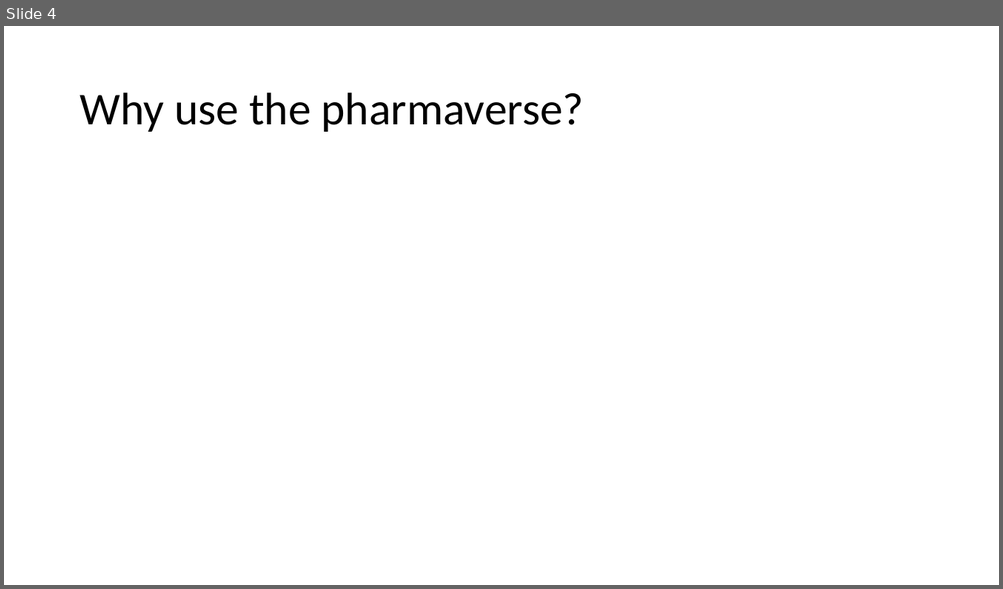
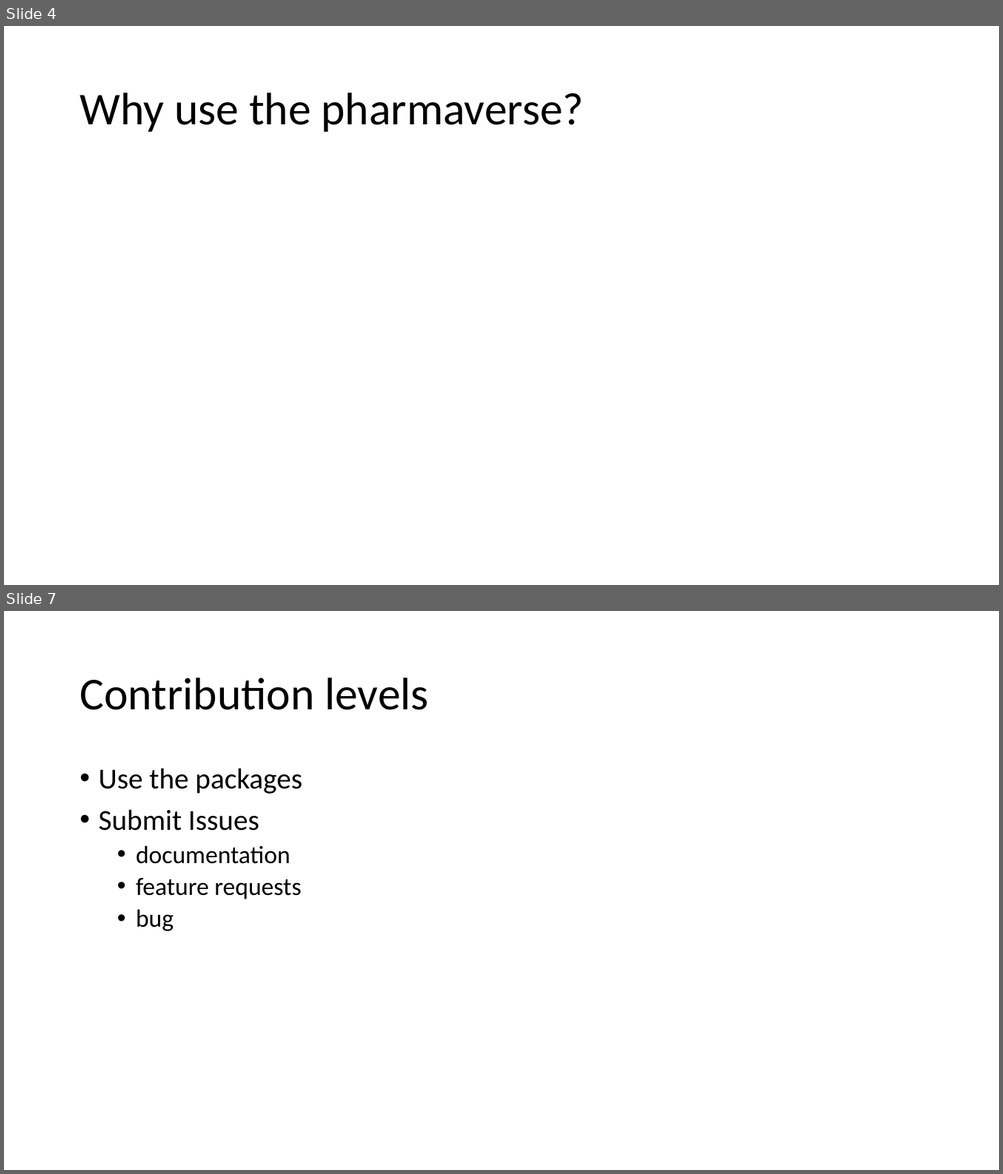
Before and after one commit to posit-conf-2023/r-pharma, a slide deck: 04-pharmaverse/04-Contributing_To_The_Pharmaverse.pptx. Shown one above the other, each under a label of ours: slide 4 before the commit, slides 4 and 7 after it; the slides between them are not shown. The pictures are 1003x589 and 1003x1174 pixels, drawn with LibreOffice and Linux fonts; fonts in the diff are those of the drawing. Boxes give left, top, right and bottom in pixels: in the first picture for what was removed or moved away, otherwise in the second. Text is boxed around its words. In the diff, an @@ line names an element or a change of style, - is before the commit and + after.

```diff
--- a/04-pharmaverse/04-Contributing_To_The_Pharmaverse.pptx
+++ b/04-pharmaverse/04-Contributing_To_The_Pharmaverse.pptx
@@ slide 7 added at [4,611,999,1170], background #FFFFFF @@
@@ title added at [79,678,429,710], 44 pt, text #000000 @@
+Contribution levels
@@ text added at [99,768,302,931], 24 pt, text #000000 @@
+• Use the packages
+• Submit Issues
+  • documentation
+  • feature requests
+  • bug
```
Also in this commit, not shown: 5 slides changed, 5 other slides added, 1 slide removed.
